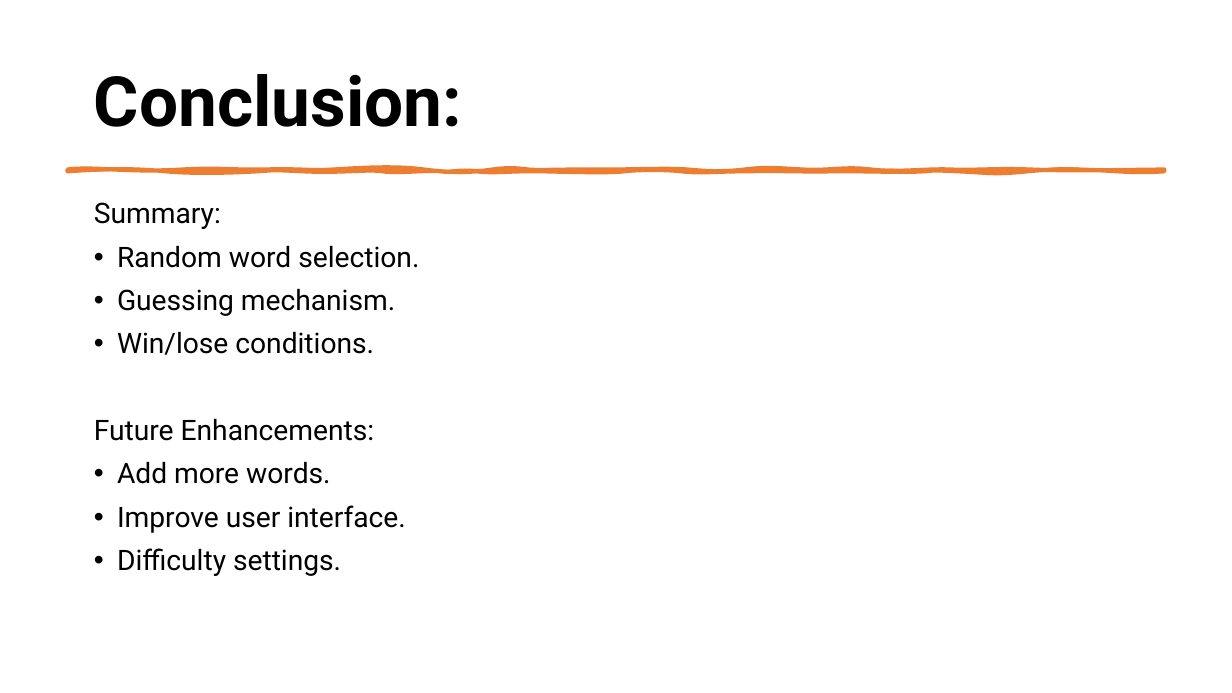
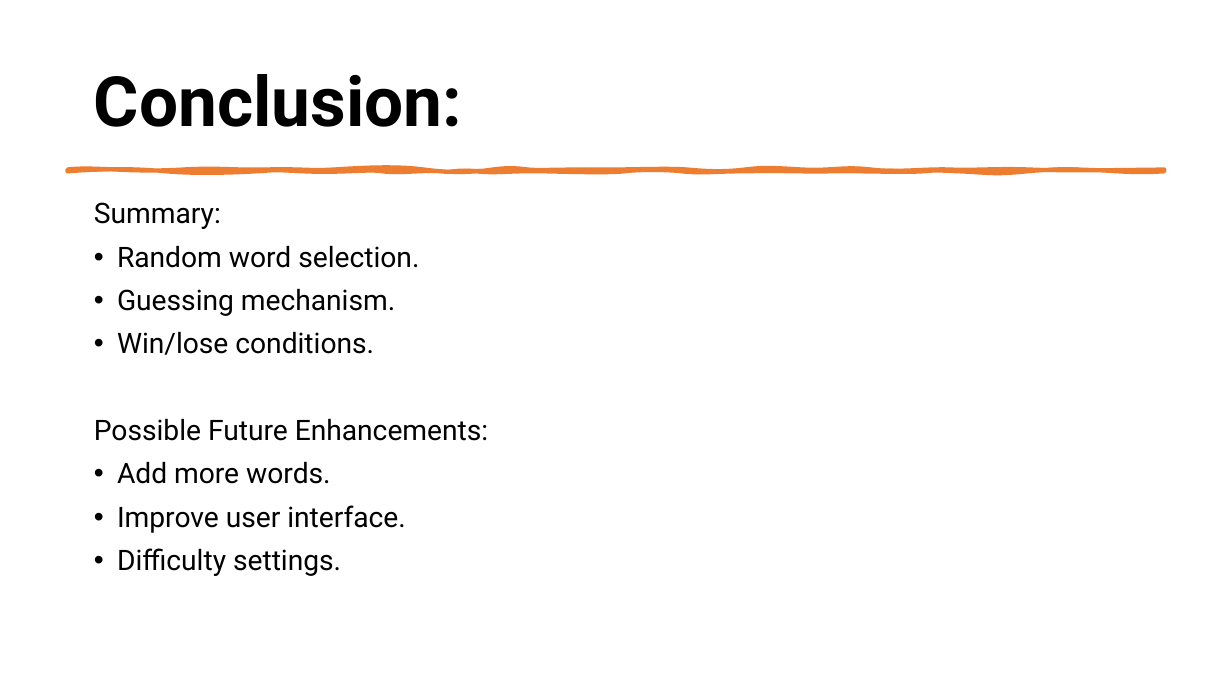
Before and after one commit to 115-group-3/hangedman, a slide deck: slide 11 of hangedman/presentation.pptx. Drawn at 1232x693 pixels with LibreOffice and Linux fonts; fonts in the diff are those of the drawing. Boxes give left, top, right and bottom in pixels: in the first picture for what was removed or moved away, otherwise in the second. Text is boxed around its words. In the diff, an @@ line names an element or a change of style, - is before the commit and + after.

```diff
--- a/hangedman/presentation.pptx
+++ b/hangedman/presentation.pptx
@@ text at [94, 418, 488, 441]: text changed @@
-Future Enhancements:
+Possible Future Enhancements:
```
Also in this commit, not shown: 2 other slides changed.
